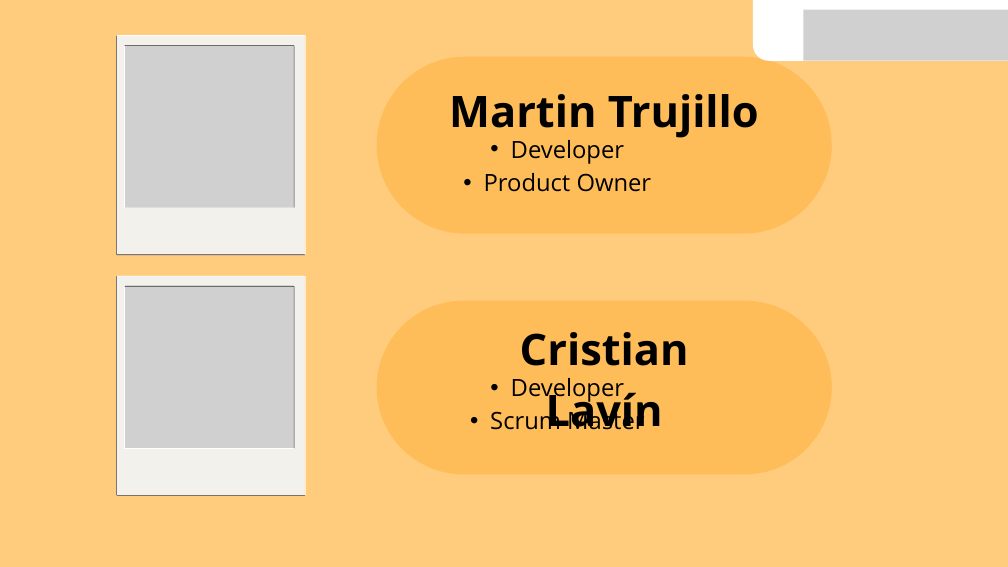
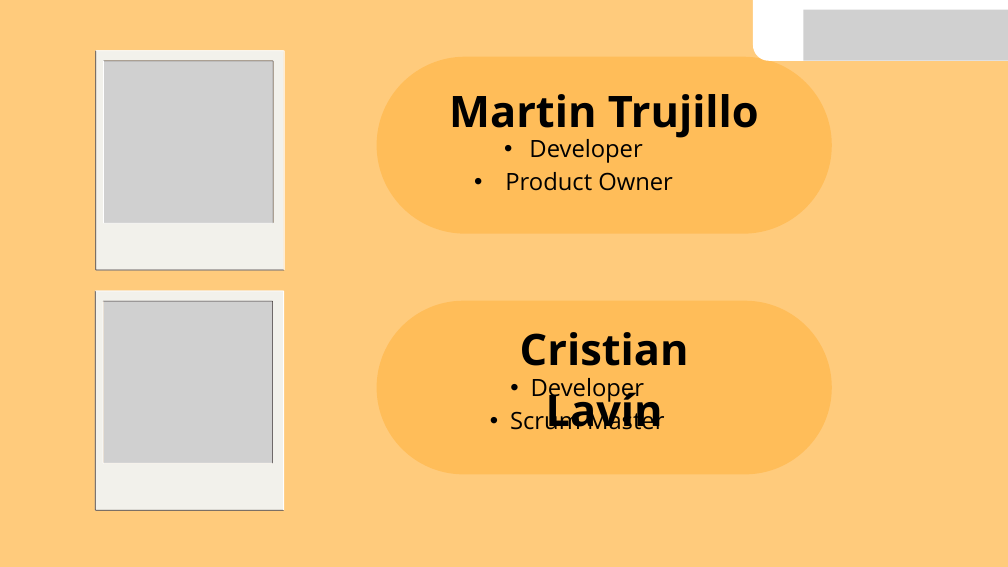
Before and after one commit to crlavin/Capstone_DulceOsadia, a slide deck: slide 2 of Fase 3/Evidencias Grupales/Presentacionfinal.pptx (slide 3 before the commit). Drawn at 1008x567 pixels with LibreOffice and Linux fonts; fonts in the diff are those of the drawing; grey boxes stand for pictures; background and template pictures are left out. Boxes give left, top, right and bottom in pixels: in the first picture for what was removed or moved away, otherwise in the second. Text is boxed around its words. In the diff, an @@ line names an element or a change of style, - is before the commit and + after.

```diff
--- a/Fase 3/Evidencias Grupales/Presentacionfinal.pptx
+++ b/Fase 3/Evidencias Grupales/Presentacionfinal.pptx
@@ 3 freeform shapes, 1 picture moved together from (x1=116, y1=276, x2=305, y2=496) to (x1=95, y1=50, x2=285, y2=270) @@
@@ text "Developer" moved from (x1=484, y1=140, x2=652, y2=192) to (x1=505, y1=139, x2=673, y2=191) @@
@@ text "Developer" at (x1=505, y1=139, x2=673, y2=191): indent changed @@
@@ 3 freeform shapes, 1 picture moved together from (x1=116, y1=35, x2=305, y2=255) to (x1=95, y1=291, x2=284, y2=511) @@
@@ text "Developer" rewrapped from (x1=490, y1=378, x2=644, y2=435) to (x1=510, y1=378, x2=664, y2=430) @@
```
Also in this commit, not shown: 3 other slides changed, 2 slides added, 5 other files.
